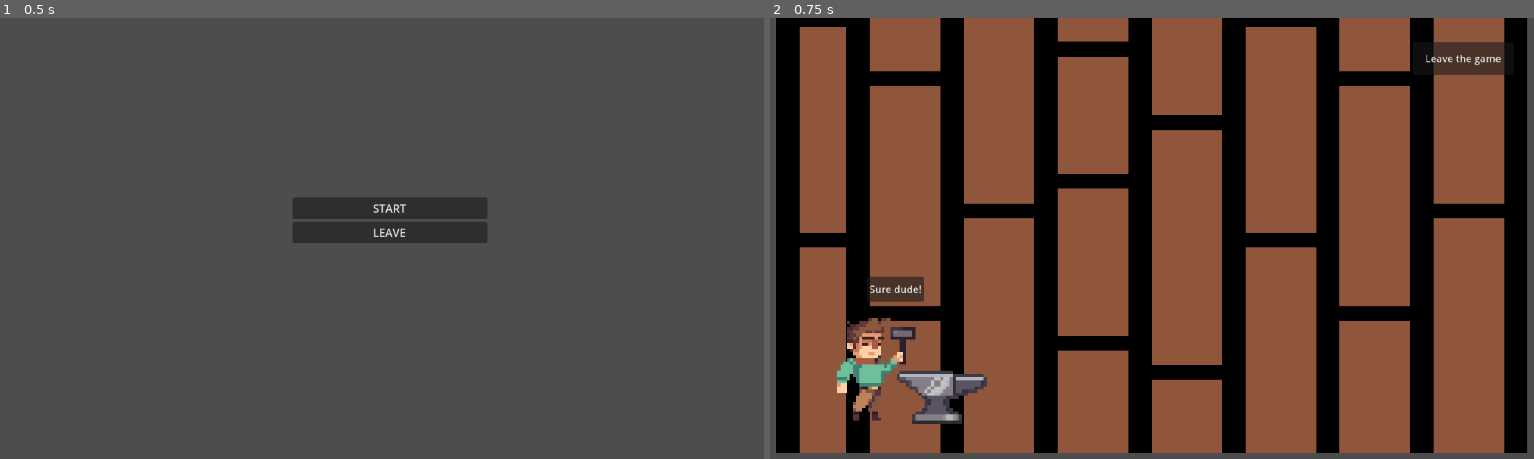
Above: before the commit, frames 1-2 (left to right).
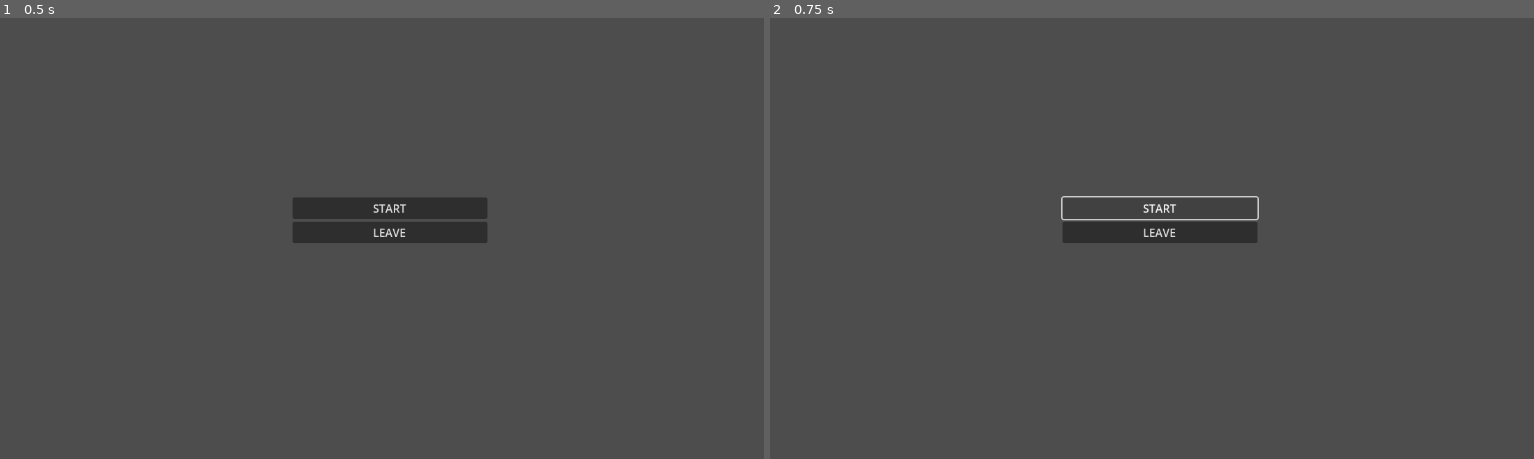
Above: after the commit, the same moments.

Repository: aleziz01/ForgeGame
Game: Godot game, scene res://scenes/MainMenu.tscn
The game is run twice, just before and just after one commit, with the same random seed, the same clock (stepped at 60 frames per second) and the same inputs.
Inputs:
- Up to frame 1 (0.5 s): no input
- Up to frame 2 (0.75 s): click "START" at 0.5 s

Frame 1 is identical in both runs. In frame 2, 96% of the frame differs, in the area x 0-100%, y 0-99%.

Commit message:
added beutfull music

Diff:
--- a/scenes/MainMenu.gd
+++ b/scenes/MainMenu.gd
@@ -30,12 +30,17 @@
 	settings_file.save("res://settings.cfg")
 
 func _on_start_button_pressed():
+	$Welcome.play()
+	$ForgeTrack.stop()
+	await get_tree().create_timer(4.5).timeout
 	# Put your load scene here
 	# Check the documentation https://docs.godotengine.org/en/stable/tutorials/scripting/change_scenes_manually.html
 	#remove_child($MainMusic)
 	_add_a_scene_manually()
 	get_node("/root/MAIN").queue_free()
+
 	pass  # Replace with function body.
+
 
 func _on_exit_button_pressed():
 	get_tree().quit()
--- a/scenes/MainMenu.tscn
+++ b/scenes/MainMenu.tscn
@@ -1,7 +1,8 @@
-[gd_scene load_steps=3 format=3 uid="uid://dr3u76joe3r"]
+[gd_scene load_steps=4 format=3 uid="uid://dr3u76joe3r"]
 
 [ext_resource type="Script" path="res://scenes/MainMenu.gd" id="1_71dhf"]
-[ext_resource type="AudioStream" uid="uid://p2ttkt6vev7b" path="res://SoundMusic/forge game track.mp3" id="2_4hte6"]
+[ext_resource type="AudioStream" uid="uid://gntpk3vmqmov" path="res://SoundMusic/forge game track2.mp3" id="2_np5qi"]
+[ext_resource type="AudioStream" uid="uid://b4g05n5lonuqh" path="res://SoundMusic/Wforge.mp3" id="3_75kl5"]
 
 [node name="MAIN" type="Node2D"]
 
@@ -30,7 +31,10 @@
 text = "LEAVE"
 
 [node name="ForgeTrack" type="AudioStreamPlayer" parent="MainMenu"]
-stream = ExtResource("2_4hte6")
+stream = ExtResource("2_np5qi")
+
+[node name="Welcome" type="AudioStreamPlayer" parent="MainMenu"]
+stream = ExtResource("3_75kl5")
 
 [node name="Camera2D" type="Camera2D" parent="."]
 position = Vector2(576, 325)
Not shown, added: SoundMusic/Wforge.mp3.import
Not shown, removed: SoundMusic/deep-metal-clang-87901.mp3.import
Not shown, added: SoundMusic/forge game track2.mp3.import
Not shown, removed: SoundMusic/metallic-clang-100473.mp3.import
Not shown, removed: SoundMusic/metallic-clang-36258.mp3.import
Not shown, added: SoundMusic/Wforge.mp3
Not shown, removed: SoundMusic/deep-metal-clang-87901.mp3
Not shown, added: SoundMusic/forge game track2.mp3
Not shown, removed: SoundMusic/metallic-clang-100473.mp3
Not shown, removed: SoundMusic/metallic-clang-36258.mp3
